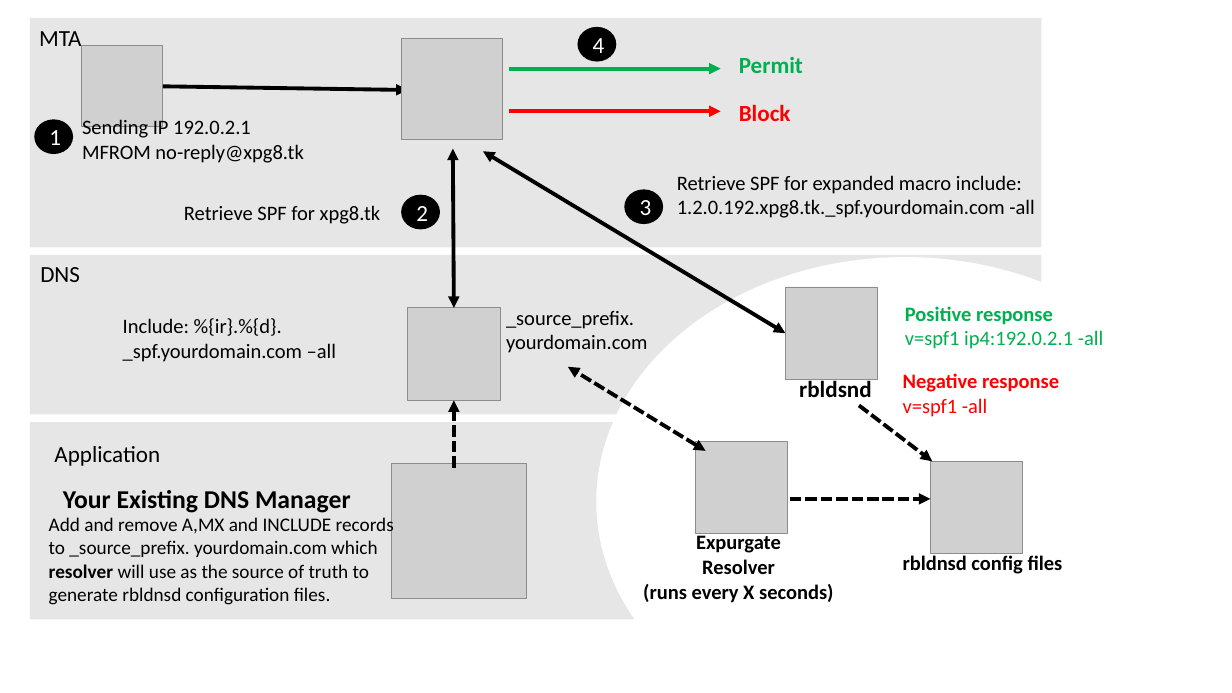
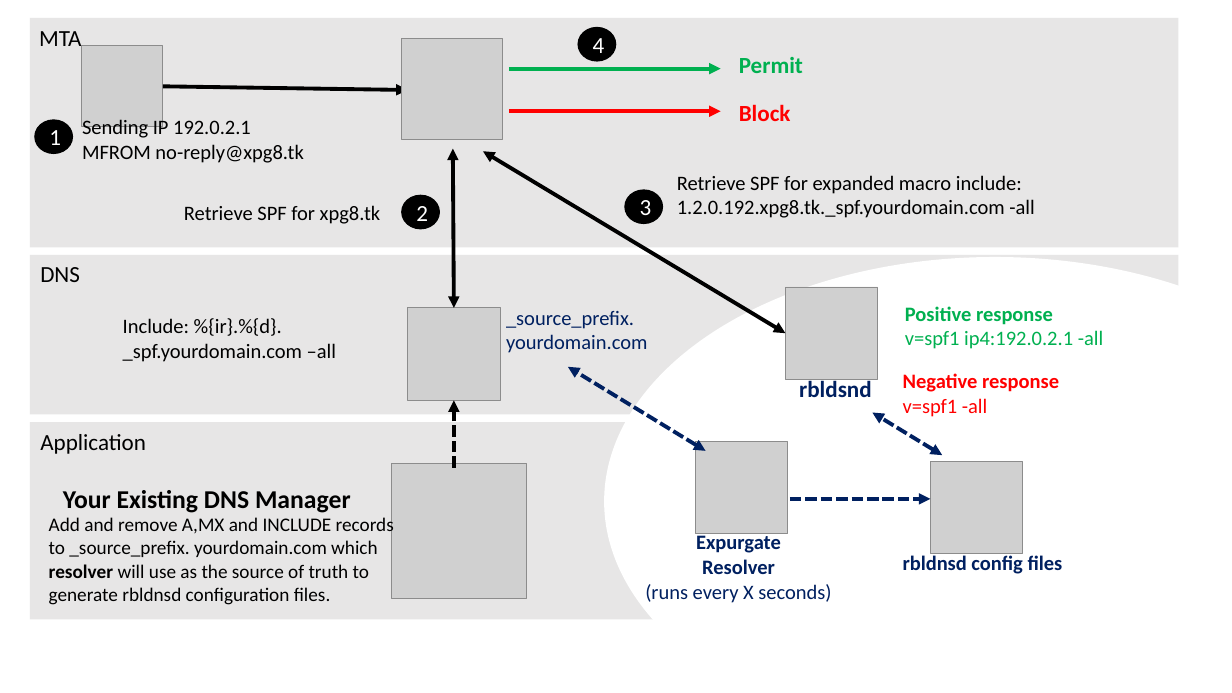
Before and after one commit to smck83/expurgate, a slide deck: slide 1 of expurgate.pptx. Drawn at 1232x693 pixels with LibreOffice and Linux fonts; fonts in the diff are those of the drawing; grey boxes stand for pictures. Boxes give left, top, right and bottom in pixels: in the first picture for what was removed or moved away, otherwise in the second. Text is boxed around its words. In the diff, an @@ line names an element or a change of style, - is before the commit and + after.

```diff
--- a/expurgate.pptx
+++ b/expurgate.pptx
@@ rectangle: place and size @@
-rectangle at bbox=[30, 18, 1042, 247]
+rectangle at bbox=[30, 18, 1178, 247]
@@ rectangle: place and size @@
-rectangle at bbox=[30, 255, 1042, 415]
+rectangle at bbox=[30, 255, 1178, 415]
@@ ellipse: place and size @@
-ellipse at bbox=[596, 257, 1214, 693]
+ellipse at bbox=[604, 257, 1232, 693]
@@ text colour #000000 to #002060 in 3 elements at bbox=[799, 378, 872, 397], bbox=[903, 553, 1063, 574], bbox=[506, 311, 647, 353] @@
@@ double arrow (706, 451) - (568, 367): stroke #000000 3 pt dashed to #002060 3 pt dashed @@
@@ arrow moved from (860, 406) - (933, 461) to (943, 456) - (872, 412) @@
@@ arrow (943, 456) - (872, 412): arrow to double arrow; stroke #000000 3 pt dashed to #002060 3 pt dashed @@
@@ text "Application": place and size @@
-text "Application" at bbox=[54, 446, 160, 466]
+text "Application" at bbox=[40, 434, 146, 454]
@@ arrow (790, 499) - (931, 499): stroke #000000 3 pt dashed to #002060 3 pt dashed @@
@@ text "Expurgate" at bbox=[645, 532, 831, 603]: text colour #000000 to #002060; bold off in "(runs every X seconds)" @@
```
Also in this commit, not shown: 1 other file.
